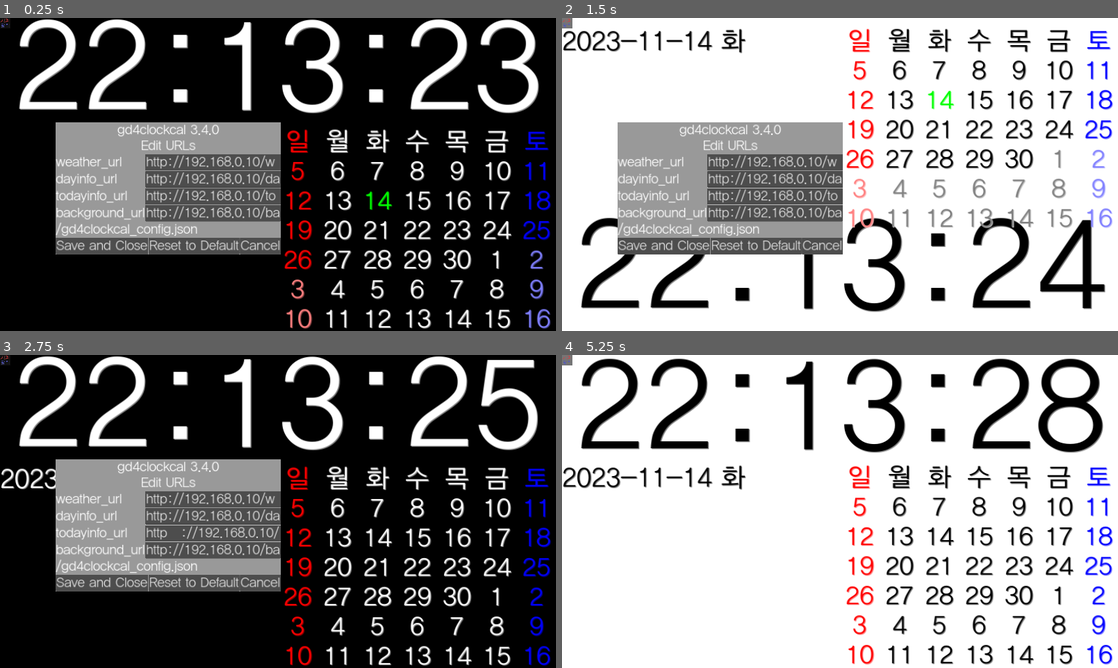
Above: before the commit, frames 1-4 (two rows, left to right).
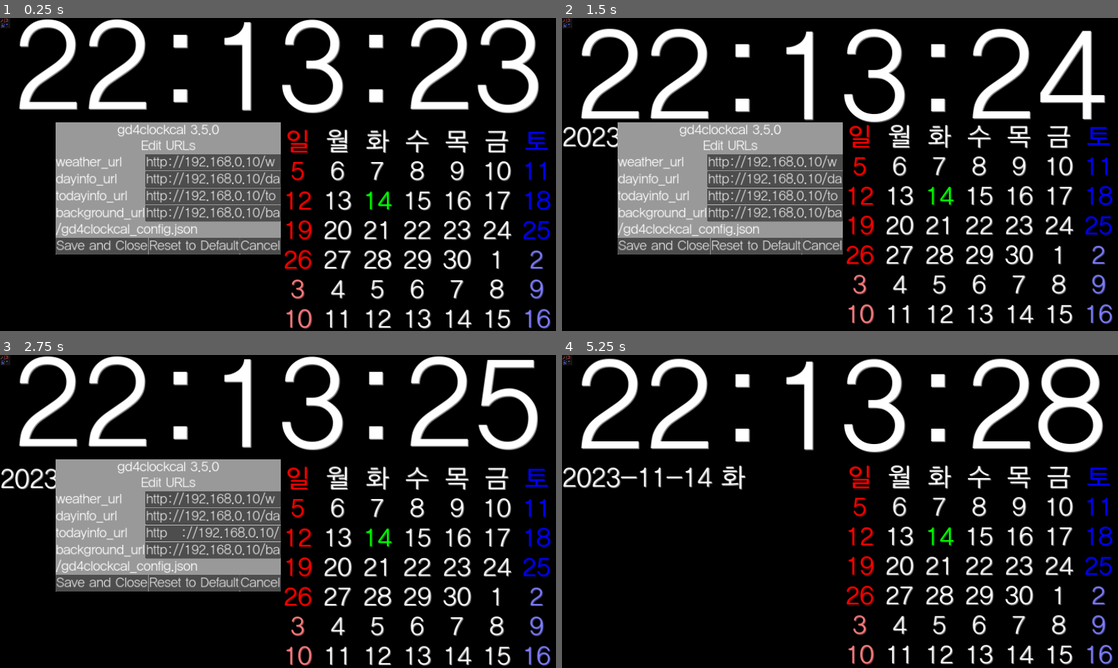
Above: after the commit, the same moments.

Repository: kasworld/gd4clockcal
Game: Godot game, scene res://main.tscn
The game is run twice, just before and just after one commit, with the same random seed, the same clock (stepped at 60 frames per second) and the same inputs.
Inputs (mouse positions are in pixels of both pictures, inside the frame that each line leads up to):
- Up to frame 1 (0.25 s): no input
- Up to frame 2 (1.5 s): tap Enter at 0.5, 0.6 s; move the mouse to (962, 158) at 0.52 s; click (962, 158) at 0.67 s; tap Space at 0.77, 0.8, 1.07, 1.35 s; move the mouse to (728, 190) at 1.27 s; click (728, 190) at 1.42 s
- Up to frame 3 (2.75 s): tap Space at 1.52, 1.82, 2.3 s; tap Enter at 1.55, 2.1 s; move the mouse to (333, 442) at 2.02 s; click (333, 442) at 2.17 s
- Up to frame 4 (5.25 s): tap Space at 2.75, 3.02, 3.32, 3.6, 3.77, 4.07, 4.52, 4.82 s; move the mouse to (812, 574) at 2.77 s; tap Enter at 2.85, 4.35, 5.1 s; click (812, 574) at 2.92 s; move the mouse to (1006, 558) at 3.52 s; click (1006, 558) at 3.67 s; move the mouse to (673, 464) at 4.27 s; click (673, 464) at 4.42 s; move the mouse to (867, 511) at 5.02 s; click (867, 511) at 5.17 s

The runs differ from the first frame. In frame 1, less than 0.1% of the frame differs, in the area x 36-38%, y 34-38%; in frame 2, 73%; in frame 3, 0.6%; in frame 4, 99%, in the area x 0-100%, y 0-100%.
Error in both runs: Attempt to call function 'store_line' in base 'null instance' on a null instance. (res://config.gd:29)

Commit message:
update input action

Diff:
--- a/config.gd
+++ b/config.gd
@@ -10,7 +10,7 @@
 	]
 
 var config = {
-	version_key : "gd4clockcal 3.4.0",
+	version_key : "gd4clockcal 3.5.0",
 	"weather_url" : "http://192.168.0.10/weather.txt",
 	"dayinfo_url" : "http://192.168.0.10/dayinfo.txt",
 	"todayinfo_url" : "http://192.168.0.10/todayinfo.txt",
--- a/main.gd
+++ b/main.gd
@@ -50,7 +50,6 @@
 
 func animove_toggle() :
 	animove_enable = not animove_enable
-	update_color(not Global.dark_mode)
 	if animove_enable:
 		animove_state = 0
 		animove_begin_tick = Time.get_unix_time_from_system()
@@ -109,8 +108,21 @@
 	if event is InputEventKey and event.pressed:
 		if event.keycode == KEY_ESCAPE:
 			get_tree().quit()
+		elif event.keycode == KEY_ENTER:
+			_on_button_option_pressed()
+		elif event.keycode == KEY_SPACE:
+			animove_toggle()
+		else:
+			update_color(not Global.dark_mode)
+
 	elif event is InputEventMouseButton and event.is_pressed():
-		animove_toggle()
+		match event.button_index:
+			1:
+				animove_toggle()
+			2:
+				update_color(not Global.dark_mode)
+			_:
+				pass
 
 var request_dict = {}
 func init_request_dict():
--- a/project.godot
+++ b/project.godot
@@ -26,8 +26,7 @@
 
 window/size/viewport_width=3840
 window/size/viewport_height=2160
-window/size/mode=3
-window/size/resizable=false
+window/size/mode=2
 window/stretch/mode="canvas_items"
 window/stretch/aspect="ignore"
 
